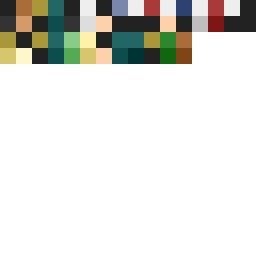
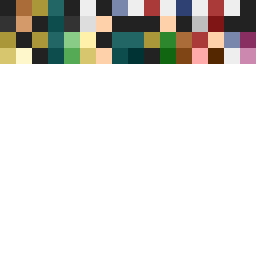
Two versions of the same layered image (256px x 256px). Layer-by-layer changes:
added layer "Reward" above "Resurrection" over box(224, 32, 256, 64)
added layer "Resurrection" above "Cop" over box(192, 32, 224, 64)
